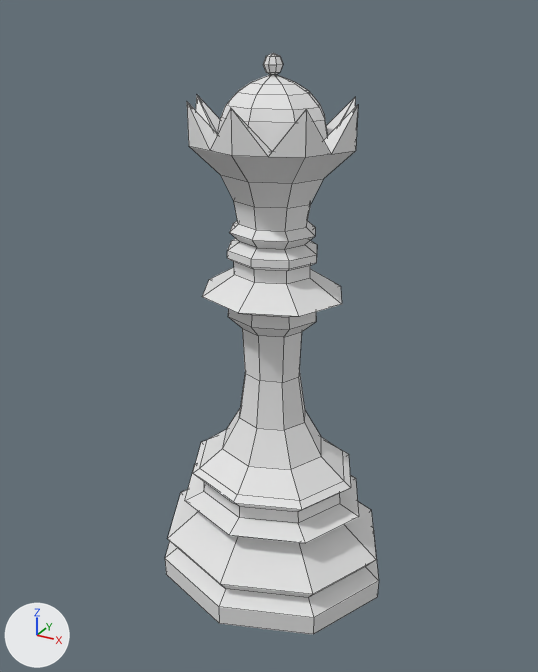
The Blender file Blends/Chess Set/Objects/queen.blend: old version first, new version second.
The view is the same before and after, from a camera (50 mm lens) standing at (0.0523, -0.0963, 0.0928) and looking at (-0.0004, -0.0004, 0.0448). Every picture has the same lights, and +X, +Y and +Z are marked at lower left. Mesh edges are drawn as thin lines.

The older version as bpy lines, for what is in view:
```python
me_cylinder_000 = bpy.data.meshes.new('Cylinder.000')
me_cylinder_000.from_pydata(...)  # 321 vertices, 337 faces; spans x -0.017..0.017, y -0.015..0.015, z 0.0..0.0719
ob_queen = bpy.data.objects.new('Queen', me_cylinder_000)
ob_queen.location = (0.0, 0.0, 0.0)
ob_queen.scale = (1.21, 1.21, 1.21)
```
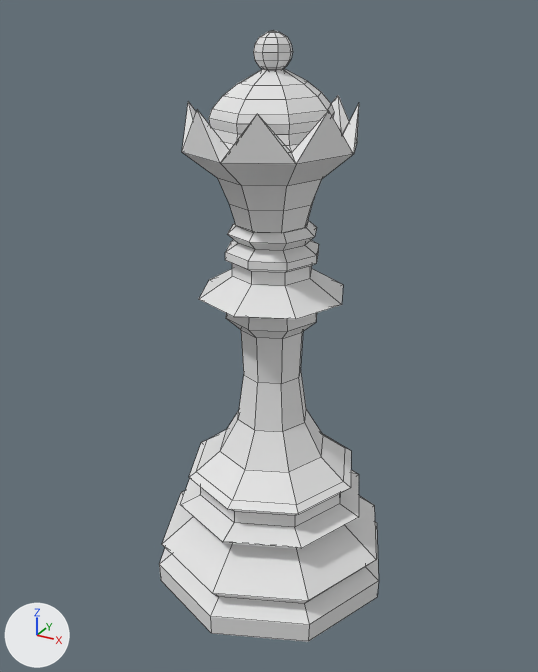
The change in detail:
me_cylinder_000 is used by ob_queen; location (0.0, 0.0, 0.0); scale (1.21, 1.21, 1.21).
me_cylinder_000 had 321 vertices, 337 faces and spanned x -0.017..0.017, y -0.015..0.015, z 0.0..0.0719.
me_cylinder_000 now has 376 vertices, 378 faces and spans x -0.017..0.017, y -0.015..0.015, z 0.0..0.0744.
Part 1, on me_cylinder_000:
89 vertices are removed from x -0.0091..0.0091, y -0.008..0.008, z 0.0619..0.0719.
136 faces are deleted.
32 vertices move from x -0.0106..0.0106, y -0.0094..0.0094, z 0.0552..0.0669 to x -0.0104..0.0104, y -0.0104..0.0104, z 0.0523..0.0616.
144 vertices are added at x -0.009..0.009, y -0.009..0.009, z 0.0624..0.0744.
177 new faces join them.
Object 'Queen' (ob_queen) is rescaled from (1.21, 1.21, 1.21) to (1.21, 1.37, 1.21).

Changed parts and their boxes [x1, y1, x2, y2] in the pictures (538 x 672 px; the box of a moved part takes in the faces that stretch with it):
'Queen', reshaped, rescaled
    before: [165, 53, 379, 634]
    after: [159, 30, 379, 642]
part 1 of me_cylinder_000, moved or reshaped
    before: [187, 53, 358, 183]
    after: [182, 30, 359, 211]
